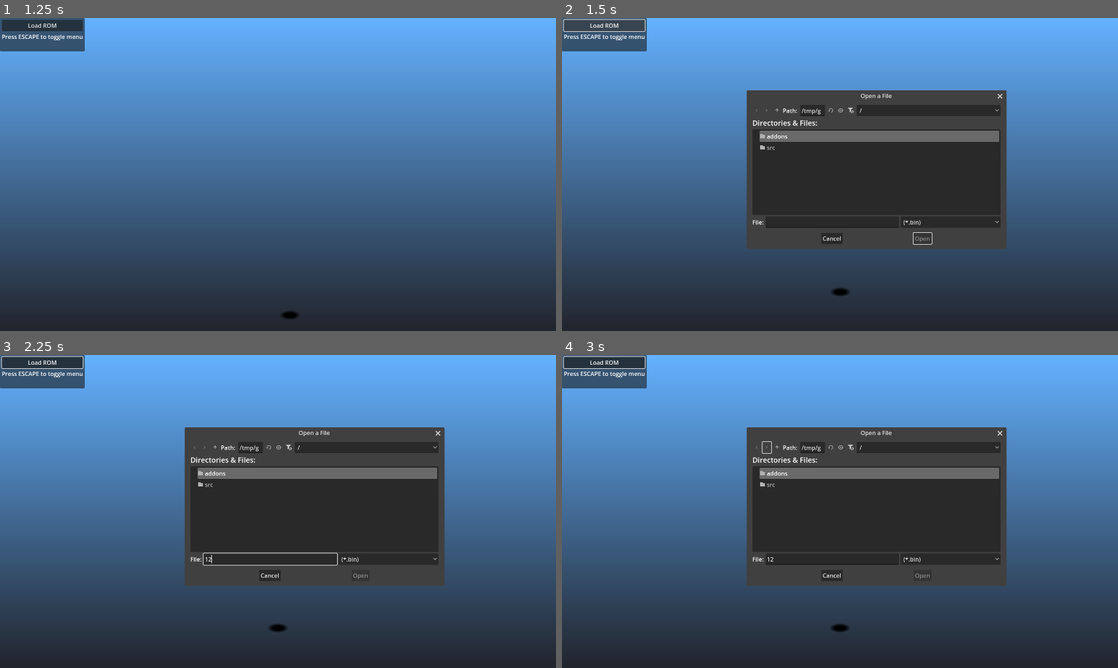
Above: before the commit, frames 1-4 (two rows, left to right).
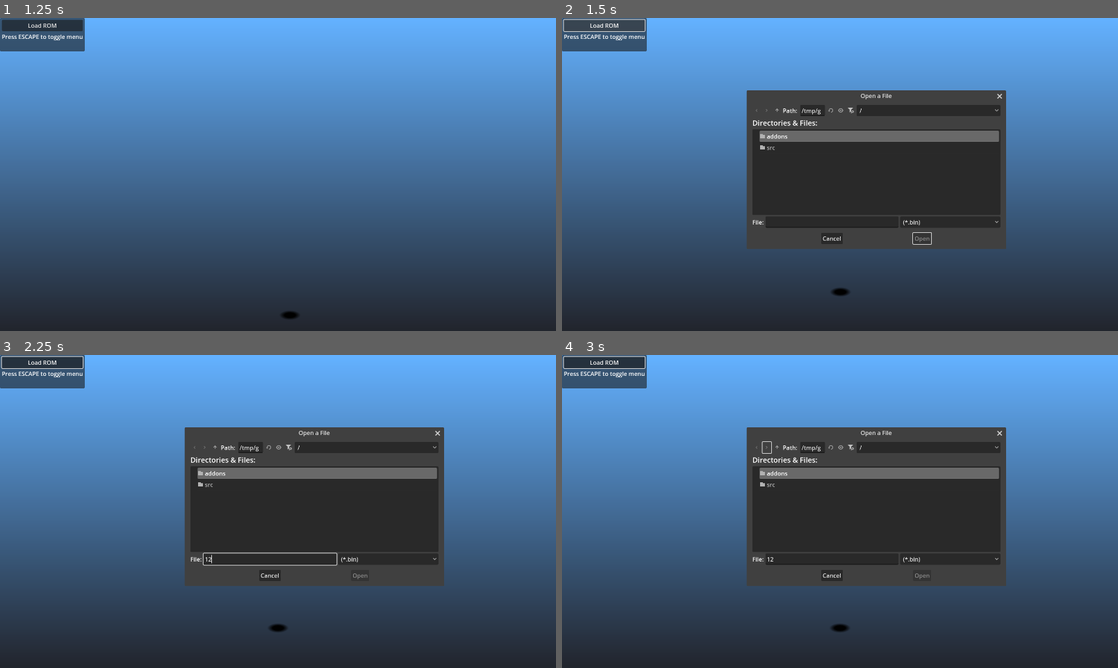
Above: after the commit, the same moments.

Repository: mrgudenheim/TacticsEngineG
Game: Godot game, scene res://src/Map/map_viewer.tscn
Two runs of this game, one before a commit and one after it. Both use one fixed random seed, a clock stepped at 60 frames per second and the inputs below.
Inputs (mouse positions are in pixels of both pictures, inside the frame that each line leads up to):
- Up to frame 1 (1.25 s): tap Enter (ui_accept) at 0.5, 0.77 s; move the mouse to (400, 158) at 0.52 s; hold D from 0.53 s (still down); tap Down (camera_down) at 0.6 s; click (400, 158) at 0.67 s
- Up to frame 2 (1.5 s): release D at 1.25 s; click "Load ROM" at 1.25 s
- Up to frame 3 (2.25 s): click (272, 558) at 2.02 s; type "12" at 2.1 s
- Up to frame 4 (3 s): click (767, 448) at 2.75 s

Frame 1 is identical in both runs. In frame 2, 0.1% of the frame differs, in the area x 61-80%, y 23-74%; in frame 3, 0.1%; in frame 4, 0.1%.
Error in both runs: Invalid access to property or key 'sequences' on a base object of type 'Nil'. (res://src/Unit/unit_animation_manager.gd:501)

Commit message:
made wep effs transparent

Diff:
--- a/src/Unit/unit_sprites_manager.tscn
+++ b/src/Unit/unit_sprites_manager.tscn
@@ -38,8 +38,8 @@
 
 [node name="EffSprite3D" type="Sprite3D" parent="EffPivot"]
 transform = Transform3D(1, 0, 0, 0, 1, -2.98023e-08, 0, -2.98023e-08, 1, 0, 0.714, 0)
+modulate = Color(1, 1, 1, 0.498039)
 pixel_size = 0.0357
-alpha_cut = 1
 texture_filter = 0
 
 [node name="TextPivot" type="Node3D" parent="."]
